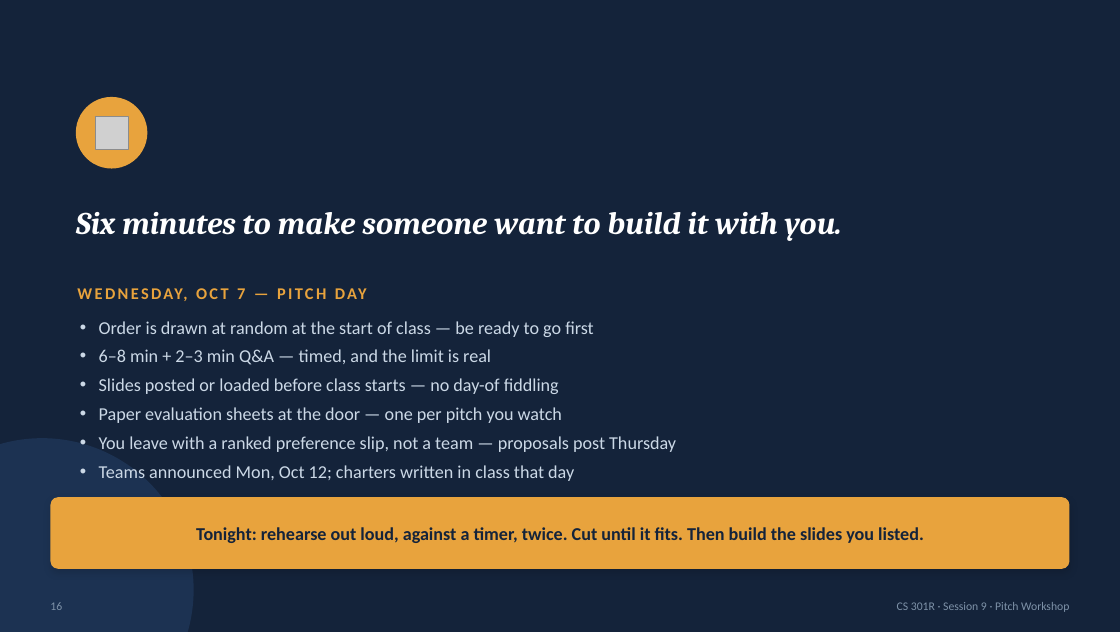
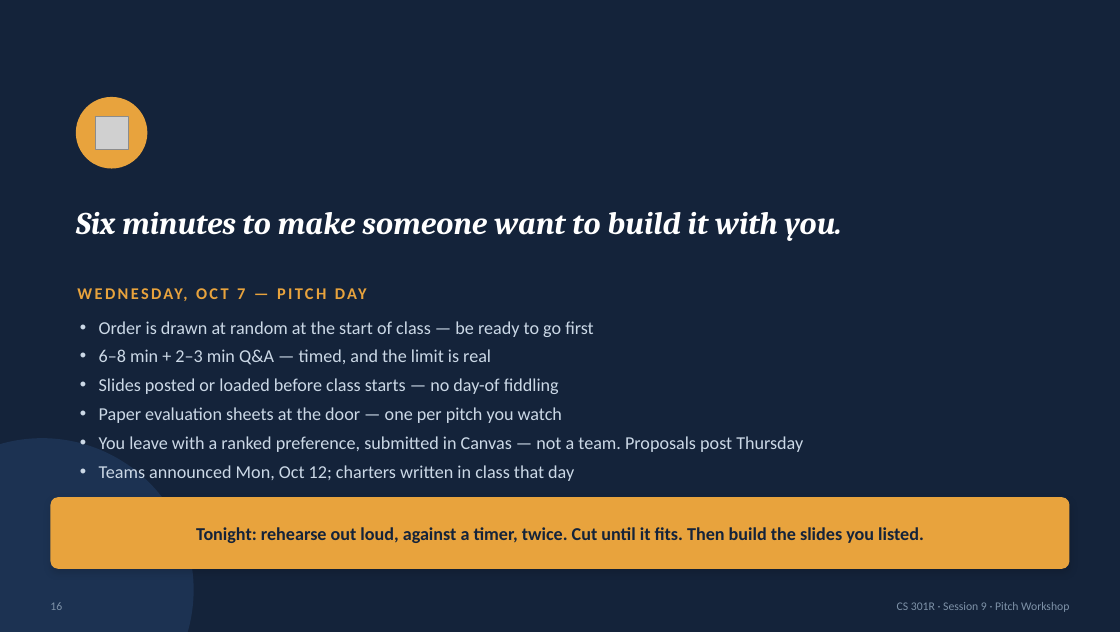
Before and after one commit to BYU-CS-Course-Ops/CS380, a slide deck: slide 16 of canvas_material/lectures/powerpoint/Session09-PitchWorkshop.pptx. Drawn at 1120x632 pixels with LibreOffice and Linux fonts; fonts in the diff are those of the drawing; grey boxes stand for pictures. Boxes give left, top, right and bottom in pixels: in the first picture for what was removed or moved away, otherwise in the second. Text is boxed around its words. In the diff, an @@ line names an element or a change of style, - is before the commit and + after.

```diff
--- a/canvas_material/lectures/powerpoint/Session09-PitchWorkshop.pptx
+++ b/canvas_material/lectures/powerpoint/Session09-PitchWorkshop.pptx
@@ text at <box>99,436,803,452</box>: text changed @@
-• You leave with a ranked preference slip, not a team — proposals post Thursday
+• You leave with a ranked preference, submitted in Canvas — not a team. Proposals post Thursday
```
Also in this commit, not shown: 5 other files.
